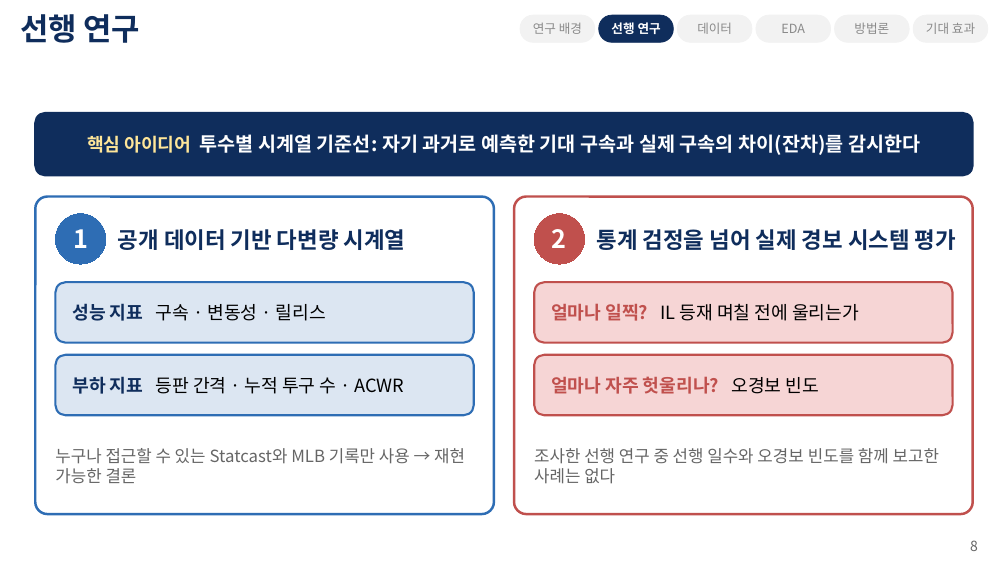
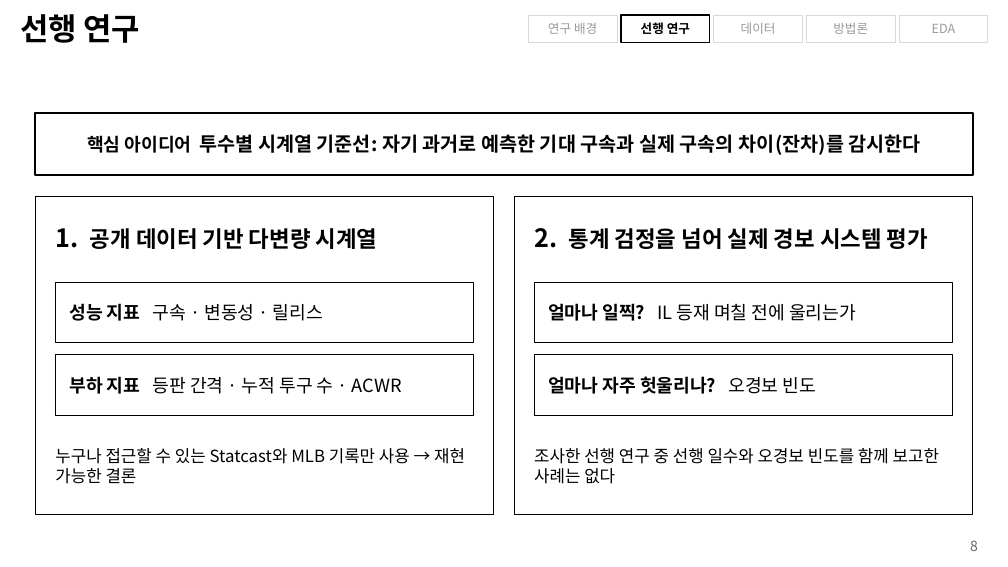
Before and after one commit to chirisjmmm/timeseries, a slide deck: slide 8 of presentation/투수부상_조기경보_제안발표_KO.pptx. Drawn at 1008x567 pixels with LibreOffice and Linux fonts; fonts in the diff are those of the drawing; background and template pictures are left out. Boxes give left, top, right and bottom in pixels: in the first picture for what was removed or moved away, otherwise in the second. Text is boxed around its words. In the diff, an @@ line names an element or a change of style, - is before the commit and + after.

```diff
--- a/presentation/투수부상_조기경보_제안발표_KO.pptx
+++ b/presentation/투수부상_조기경보_제안발표_KO.pptx
@@ title "선행 연구" at (20, 14, 141, 43): text colour #0F2D5C to #000000 @@
@@ rectangle "연구 배경": place and size @@
-rectangle "연구 배경" at (520, 15, 595, 42)
+rectangle "연구 배경" at (528, 15, 617, 42)
@@ rectangle "선행 연구": place and size @@
-rectangle "선행 연구" at (599, 15, 673, 42)
+rectangle "선행 연구" at (621, 15, 710, 42)
@@ rectangle "선행 연구" at (621, 15, 710, 42): text colour #FFFFFF to #000000; rounded rectangle to rectangle; fill #0F2D5C to none; outline #0F2D5C 0.5 pt to #000000 1 pt @@
@@ rectangle "데이터": place and size @@
-rectangle "데이터" at (677, 15, 752, 42)
+rectangle "데이터" at (714, 15, 802, 42)
@@ rectangle "방법론": place and size @@
-rectangle "방법론" at (835, 15, 909, 42)
+rectangle "방법론" at (806, 15, 895, 42)
@@ text colour #8A8A8A to #9A9A9A; rounded rectangle to rectangle; fill #F2F2F2 to none; outline #F2F2F2 0.5 pt to #D9D9D9 0.5 pt in 4 elements at (528, 15, 617, 42), (714, 15, 802, 42), (806, 15, 895, 42), (899, 15, 988, 42) @@
@@ rectangle "EDA": place and size @@
-rectangle "EDA" at (756, 15, 831, 42)
+rectangle "EDA" at (899, 15, 988, 42)
@@ rounded rectangle removed at (913, 15, 988, 42) @@
-기대 효과
@@ rectangle "핵심 아이디어 투수별 시계열 기준선: ..." at (35, 113, 973, 175): text colour #FFE699 to #000000 in "핵심 아이디어"; text colour #FFFFFF to #000000 in "투수별 시계열 기준선: 자기 과거로 예측한 기대 ..."; rounded rectangle to rectangle; fill #0F2D5C to none; outline #0F2D5C 1.5 pt to #000000 1.25 pt @@
@@ rounded rectangle removed at (35, 197, 494, 514) @@
@@ rectangle added at (35, 197, 494, 514), outline #000000 0.75 pt @@
@@ rounded rectangle removed at (514, 197, 973, 514) @@
@@ rectangle added at (514, 197, 973, 514), outline #000000 0.75 pt @@
@@ text at (55, 228, 378, 249): text changed; text colour #0F2D5C to #000000 @@
-공개 데이터 기반 다변량 시계열
+1. 공개 데이터 기반 다변량 시계열
@@ ellipse removed at (55, 214, 106, 264) @@
-1
@@ text at (534, 228, 928, 249): text changed; text colour #0F2D5C to #000000 @@
-통계 검정을 넘어 실제 경보 시스템 평가
+2. 통계 검정을 넘어 실제 경보 시스템 평가
@@ ellipse removed at (534, 214, 585, 264) @@
-2
@@ rectangle "성능 지표 구속 · 변동성 ..." at (55, 282, 474, 343): text colour #0F2D5C to #000000 in "성능 지표"; rounded rectangle to rectangle; fill #DCE6F2 to none; outline #2E6DB4 1.5 pt to #000000 0.75 pt @@
@@ rectangle "얼마나 일찍? IL 등재 며칠 ..." at (534, 282, 953, 343): text colour #C0504D to #000000 in "얼마나 일찍?"; rounded rectangle to rectangle; fill #F6D5D5 to none; outline #C0504D 1.5 pt to #000000 0.75 pt @@
@@ rectangle "부하 지표 등판 간격 · ..." at (55, 355, 474, 415): text colour #0F2D5C to #000000 in "부하 지표"; rounded rectangle to rectangle; fill #DCE6F2 to none; outline #2E6DB4 1.5 pt to #000000 0.75 pt @@
@@ rectangle "얼마나 자주 헛울리나? 오경보 빈도" at (534, 355, 953, 415): text colour #C0504D to #000000 in "얼마나 자주 헛울리나?"; rounded rectangle to rectangle; fill #F6D5D5 to none; outline #C0504D 1.5 pt to #000000 0.75 pt @@
@@ text "누구나 접근할 수 있는 Statcast와 ..." at (55, 448, 465, 484): text colour #666666 to #000000 @@
@@ text "조사한 선행 연구 중 선행 ..." at (534, 448, 939, 484): text colour #666666 to #000000 @@
```
Also in this commit, not shown: 17 other slides changed, 3 slides removed, 1 other file.
